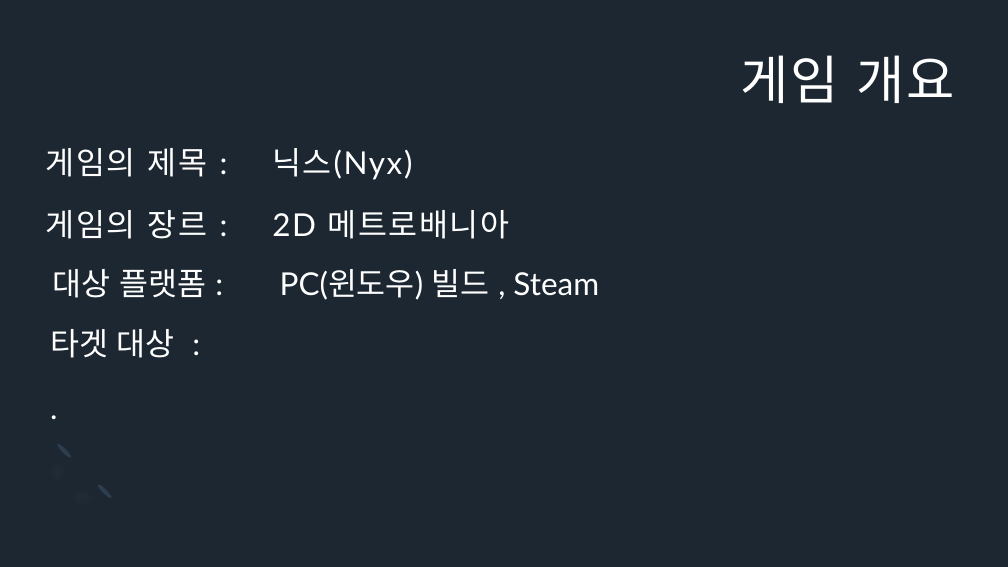
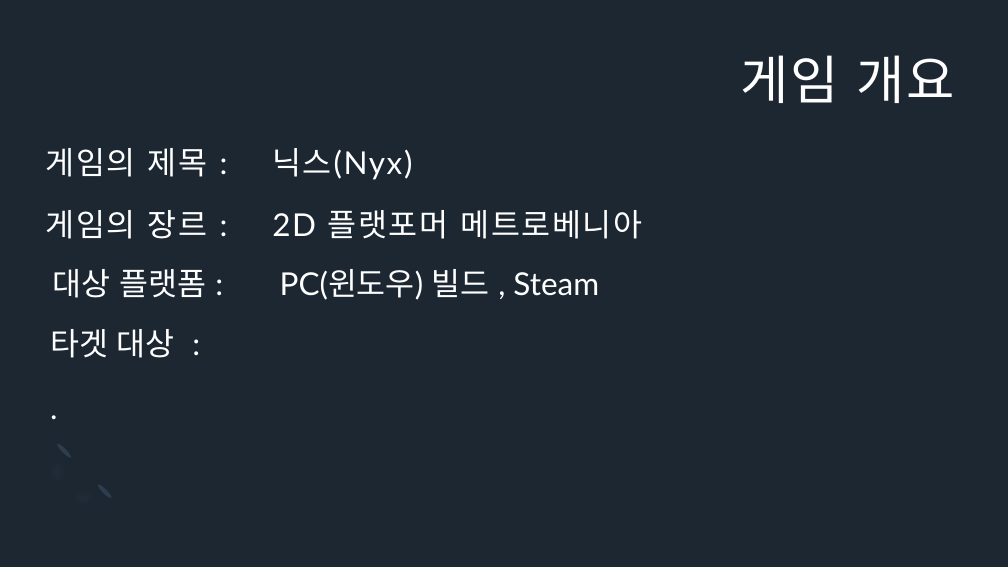
Before and after one commit to Icloy/2D_Roguelike, a slide deck: slide 3 of 기획서.pptx. Drawn at 1008x567 pixels with LibreOffice and Linux fonts; fonts in the diff are those of the drawing. Boxes give left, top, right and bottom in pixels: in the first picture for what was removed or moved away, otherwise in the second. Text is boxed around its words. In the diff, an @@ line names an element or a change of style, - is before the commit and + after.

```diff
--- a/기획서.pptx
+++ b/기획서.pptx
@@ title at <box>45,210,642,239</box>: text changed @@
-게임의 장르 : 2D 메트로배니아
+게임의 장르 : 2D 플랫포머 메트로베니아
```
Also in this commit, not shown: 6 other slides changed, 5 slides added, 1 slide removed.
